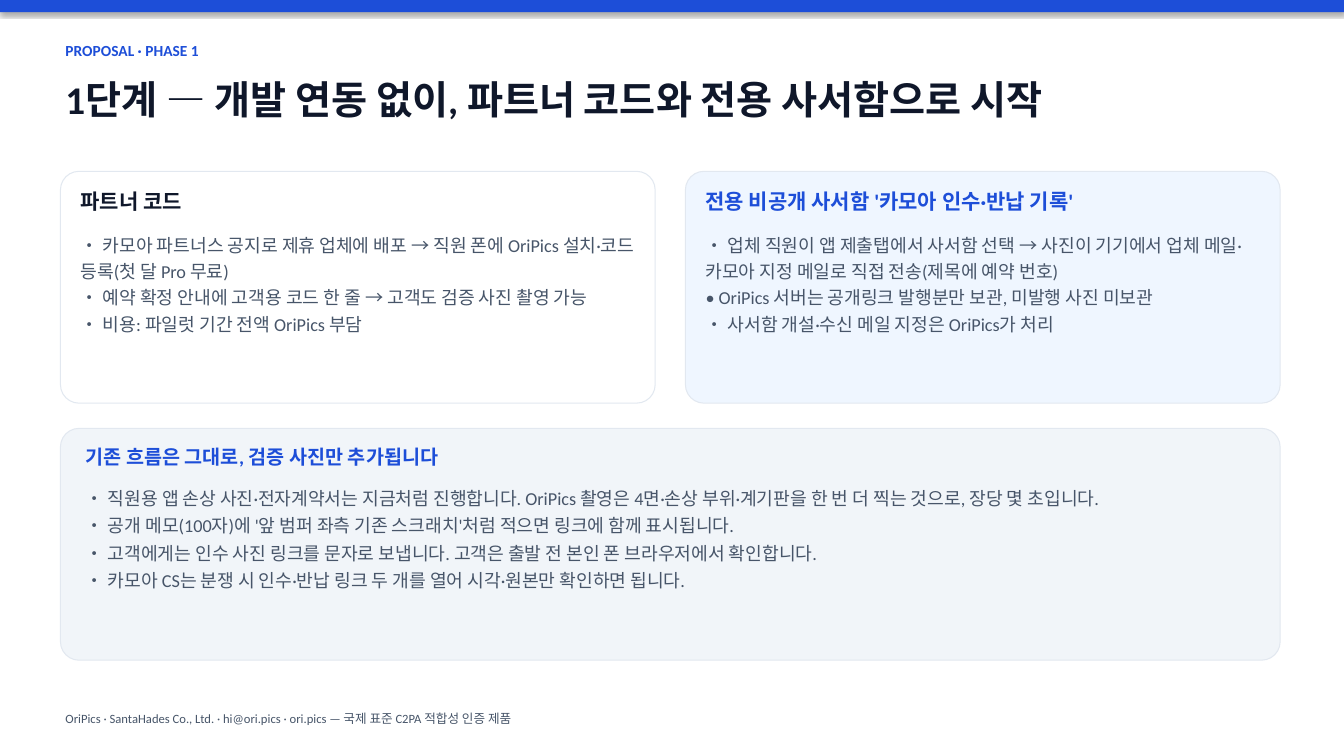
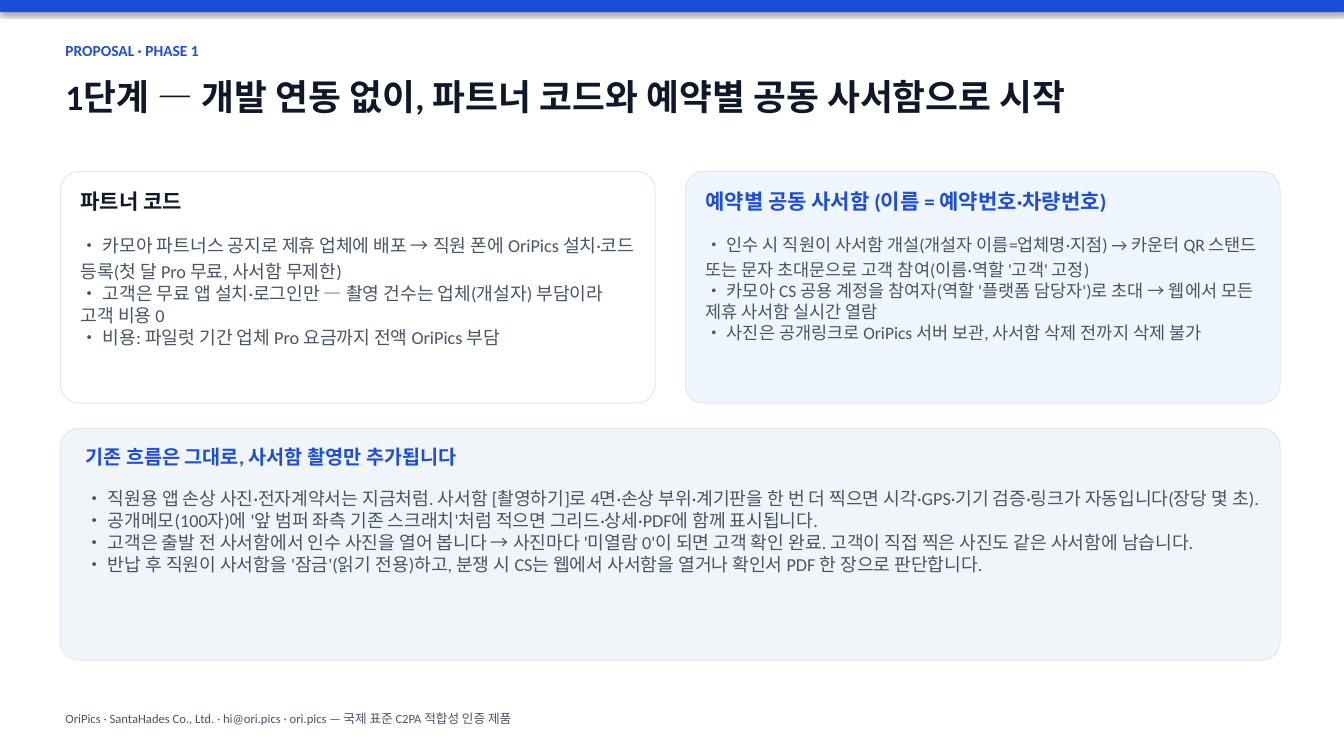
Before and after one commit to SantaHades/OriPics-MVP-Front, a slide deck: slide 7 of docs/gtm/proposal-carmore.pptx (slide 6 before the commit). Drawn at 1344x756 pixels with LibreOffice and Linux fonts; fonts in the diff are those of the drawing. Boxes give left, top, right and bottom in pixels: in the first picture for what was removed or moved away, otherwise in the second. Text is boxed around its words. In the diff, an @@ line names an element or a change of style, - is before the commit and + after.

```diff
--- a/docs/gtm/proposal-carmore.pptx
+++ b/docs/gtm/proposal-carmore.pptx
@@ text at [65, 80, 1066, 115]: text changed; size 28 to 25.5 pt @@
-1단계 — 개발 연동 없이, 파트너 코드와 전용 사서함으로 시작
+1단계 — 개발 연동 없이, 파트너 코드와 예약별 공동 사서함으로 시작
@@ text at [706, 191, 1107, 212]: text changed @@
-전용 비공개 사서함 '카모아 인수·반납 기록'
+예약별 공동 사서함 (이름 = 예약번호·차량번호)
@@ text at [81, 237, 634, 346]: text changed @@
-• 카모아 파트너스 공지로 제휴 업체에 배포 → 직원 폰에 OriPics 설치·코드 등록(첫 달 Pro 무료)
-• 예약 확정 안내에 고객용 코드 한 줄 → 고객도 검증 사진 촬영 가능
-• 비용: 파일럿 기간 전액 OriPics 부담
+• 카모아 파트너스 공지로 제휴 업체에 배포 → 직원 폰에 OriPics 설치·코드 등록(첫 달 Pro 무료, 사서함 무제한)
+• 고객은 무료 앱 설치·로그인만 — 촬영 건수는 업체(개설자) 부담이라 고객 비용 0
+• 비용: 파일럿 기간 업체 Pro 요금까지 전액 OriPics 부담
@@ text at [706, 236, 1257, 341]: text changed; size 13 to 12.5 pt @@
-• 업체 직원이 앱 제출탭에서 사서함 선택 → 사진이 기기에서 업체 메일·카모아 지정 메일로 직접 전송(제목에 예약 번호)
-• OriPics 서버는 공개링크 발행분만 보관, 미발행 사진 미보관
-• 사서함 개설·수신 메일 지정은 OriPics가 처리
+• 인수 시 직원이 사서함 개설(개설자 이름=업체명·지점) → 카운터 QR 스탠드 또는 문자 초대문으로 고객 참여(이름·역할 '고객' 고정)
+• 카모아 CS 공용 계정을 참여자(역할 '플랫폼 담당자')로 초대 → 웹에서 모든 제휴 사서함 실시간 열람
+• 사진은 공개링크로 OriPics 서버 보관, 사서함 삭제 전까지 삭제 불가
@@ text at [86, 447, 456, 467]: text changed @@
-기존 흐름은 그대로, 검증 사진만 추가됩니다
+기존 흐름은 그대로, 사서함 촬영만 추가됩니다
@@ text at [108, 490, 1259, 574]: text changed @@
-• 직원용 앱 손상 사진·전자계약서는 지금처럼 진행합니다. OriPics 촬영은 4면·손상 부위·계기판을 한 번 더 찍는 것으로, 장당 몇 초입니다.
-• 공개 메모(100자)에 '앞 범퍼 좌측 기존 스크래치'처럼 적으면 링크에 함께 표시됩니다.
-• 고객에게는 인수 사진 링크를 문자로 보냅니다. 고객은 출발 전 본인 폰 브라우저에서 확인합니다.
-• 카모아 CS는 분쟁 시 인수·반납 링크 두 개를 열어 시각·원본만 확인하면 됩니다.
+• 직원용 앱 손상 사진·전자계약서는 지금처럼. 사서함 [촬영하기]로 4면·손상 부위·계기판을 한 번 더 찍으면 시각·GPS·기기 검증·링크가 자동입니다(장당 몇 초).
+• 공개메모(100자)에 '앞 범퍼 좌측 기존 스크래치'처럼 적으면 그리드·상세·PDF에 함께 표시됩니다.
+• 고객은 출발 전 사서함에서 인수 사진을 열어 봅니다 → 사진마다 '미열람 0'이 되면 고객 확인 완료. 고객이 직접 찍은 사진도 같은 사서함에 남습니다.
+• 반납 후 직원이 사서함을 '잠금'(읽기 전용)하고, 분쟁 시 CS는 웹에서 사서함을 열거나 확인서 PDF 한 장으로 판단합니다.
```
Also in this commit, not shown: 6 other slides changed, 1 slide added, 3 other files.
